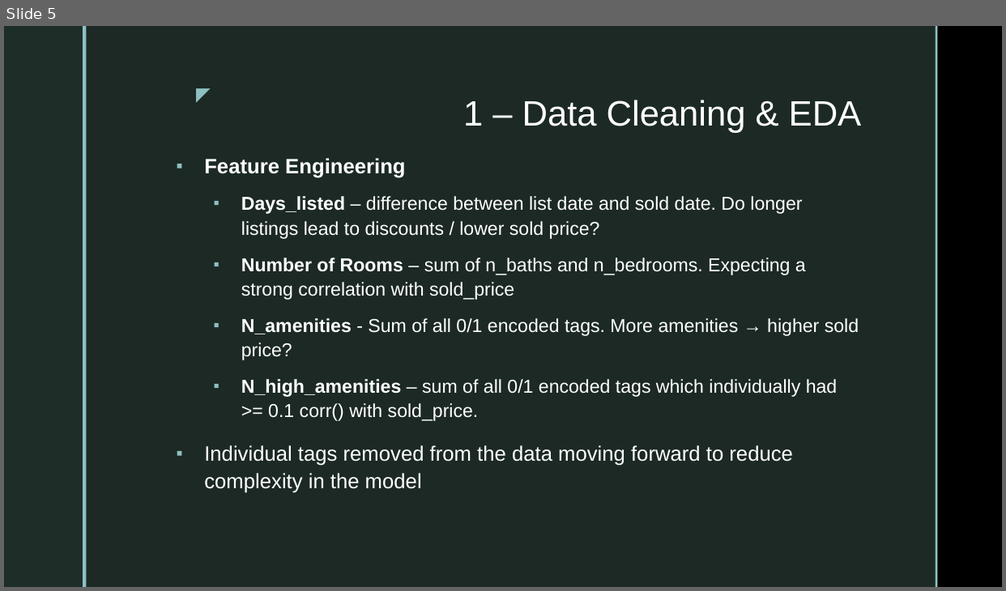
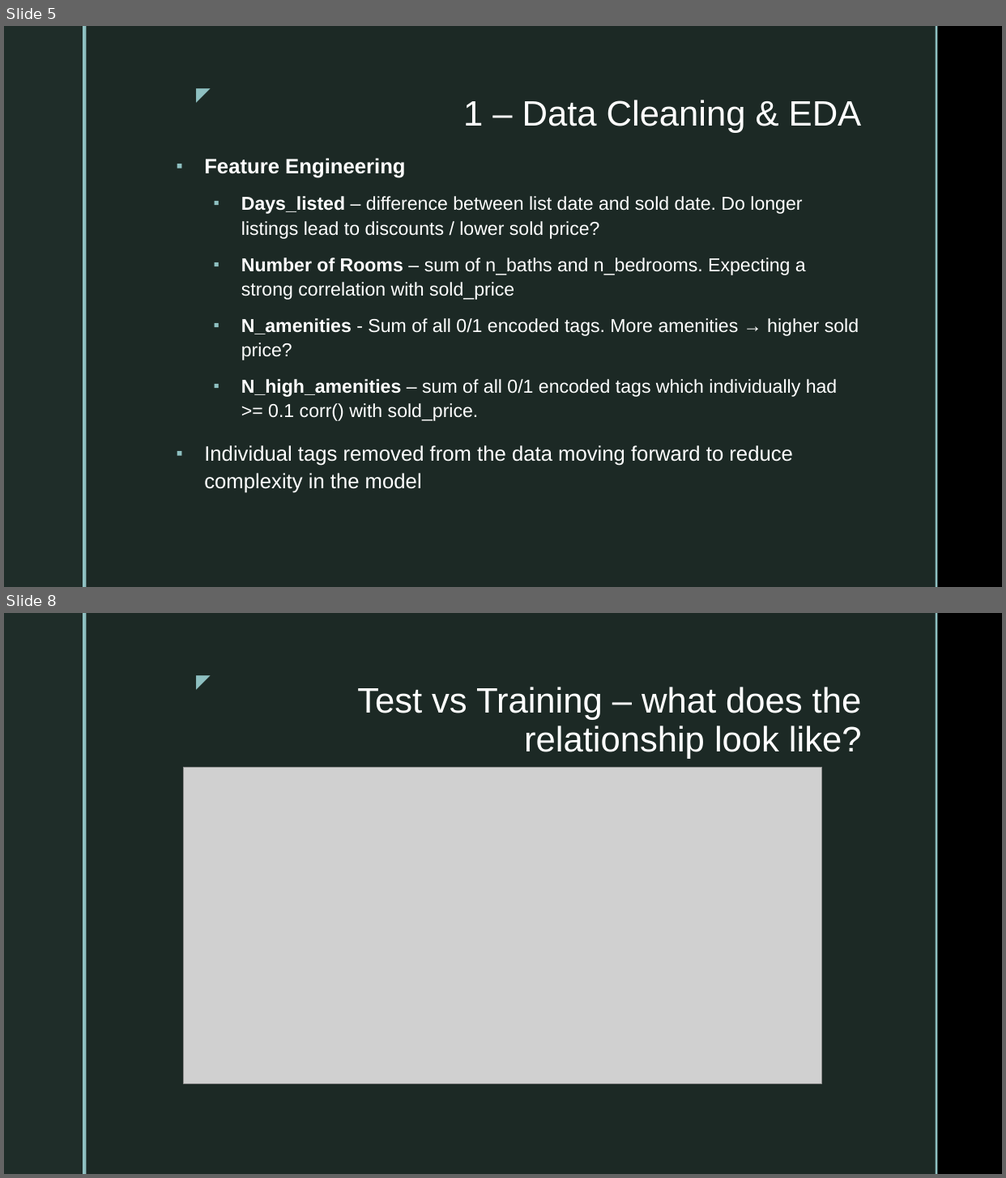
Before and after one commit to tjjdoherty/tdsf-house-prices-midterm, a slide deck: tdsf-midterm-prez.pptx. Shown one above the other, each under a label of ours: slide 5 before the commit, slides 5 and 8 after it; the slides between them are not shown. The pictures are 1006x591 and 1006x1178 pixels, drawn with LibreOffice and Linux fonts; fonts in the diff are those of the drawing; grey boxes stand for pictures; background and template pictures are left out. Boxes give left, top, right and bottom in pixels: in the first picture for what was removed or moved away, otherwise in the second. Text is boxed around its words. In the diff, an @@ line names an element or a change of style, - is before the commit and + after.

```diff
--- a/tdsf-midterm-prez.pptx
+++ b/tdsf-midterm-prez.pptx
@@ slide 8 added at (x1=4, y1=613, x2=1002, y2=1174), background picture (left out); not listed: 5 template elements that a slide beside it also shows @@
@@ title added at (x1=357, y1=687, x2=862, y2=759), 34 pt, text #FFFFFF @@
+Test vs Training – what does the relationship look like?
@@ picture added at (x1=184, y1=767, x2=822, y2=1084) @@
```
Also in this commit, not shown: 3 slides changed, 4 other slides added, 2 slides removed, 1 other file.
